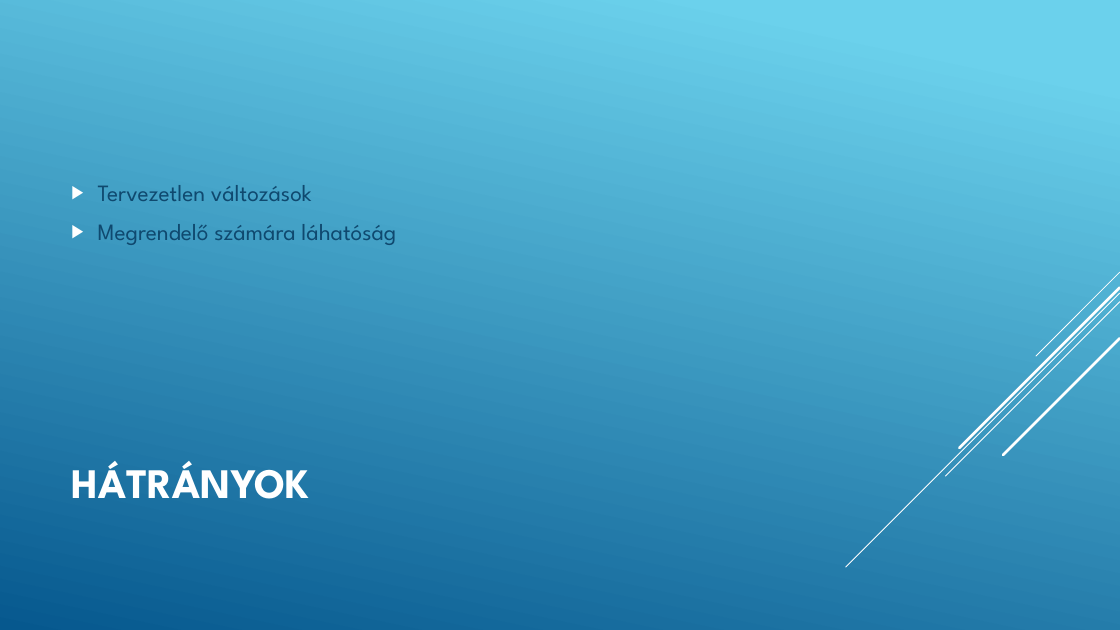
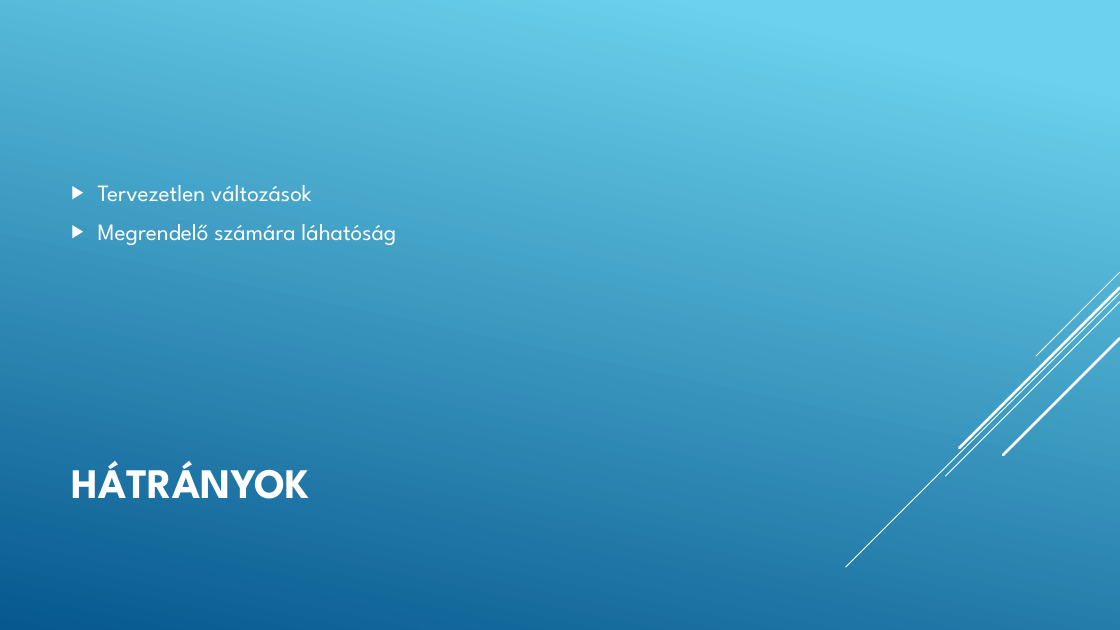
Before and after one commit to JelencsityMiklous/ppt, a slide deck: slide 5 of Vízesés modell.pptx. Drawn at 1120x630 pixels with LibreOffice and Linux fonts; fonts in the diff are those of the drawing. Boxes give left, top, right and bottom in pixels: in the first picture for what was removed or moved away, otherwise in the second. Text is boxed around its words. In the diff, an @@ line names an element or a change of style, - is before the commit and + after.

```diff
--- a/Vízesés modell.pptx
+++ b/Vízesés modell.pptx
@@ text "Tervezetlen változások" at [98, 185, 396, 245]: text colour #0F496F to #FFFFFF @@
```
Also in this commit, not shown: 3 other slides changed, 4 slides added, 1 slide removed.
